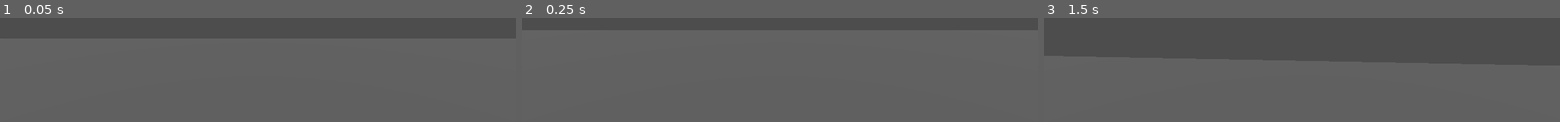
Above: before the commit, frames 1-3 (left to right).
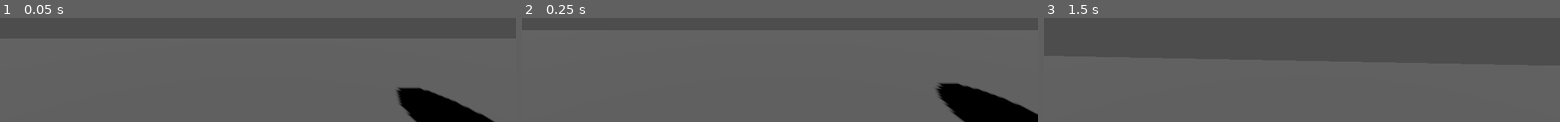
Above: after the commit, the same moments.

Repository: Rile-Cry/screamjam24
Game: Godot game, scene res://scenes/levels/test_level.tscn
Same seed, same stepped clock (60 frames per second), same inputs: the game is played once before the commit and once after it.
Inputs (mouse positions are in pixels of both pictures, inside the frame that each line leads up to):
- Up to frame 1 (0.05 s): no input
- Up to frame 2 (0.25 s): no input
- Up to frame 3 (1.5 s): move the mouse to (outside the picture) at 0.52 s; hold E (interact) 0.53-1.28 s; hold W (move_forward) from 0.53 s (still down); move the mouse to (outside the picture) at 1.27 s; tap E (interact) at 1.35 s

The runs differ from the first frame. In frame 1, 3.7% of the frame differs, in the area x 76-96%, y 66-100%; in frame 2, 4.6%, in the area x 80-100%, y 62-100%; in frame 3, nothing differs.

Commit message:
Outline Shader Test
Was playing around with making outline shaders, very basic.

Diff:
--- a/scenes/items/ball.tscn
+++ b/scenes/items/ball.tscn
@@ -5,6 +5,8 @@
 [sub_resource type="SphereShape3D" id="SphereShape3D_6lj4w"]
 
 [sub_resource type="SphereMesh" id="SphereMesh_so4ei"]
+radius = 0.6
+height = 1.2
 
 [node name="Ball" type="RigidBody3D"]
 collision_layer = 5
@@ -17,3 +19,7 @@
 
 [node name="MeshInstance3D" type="MeshInstance3D" parent="."]
 mesh = SubResource("SphereMesh_so4ei")
+
+[node name="MeshInstance3D2" type="MeshInstance3D" parent="."]
+mesh = SubResource("SphereMesh_so4ei")
+skeleton = NodePath("../MeshInstance3D")
--- a/scenes/levels/test_level.tscn
+++ b/scenes/levels/test_level.tscn
@@ -28,5 +28,6 @@
 
 [node name="DirectionalLight3D" type="DirectionalLight3D" parent="."]
 transform = Transform3D(1, 0, 0, 0, 0.916335, 0.400413, 0, -0.400413, 0.916335, 0, 0, 0)
+shadow_enabled = true
 
 [node name="PlayerHud" parent="." instance=ExtResource("3_p630s")]
--- a/scripts/Interactable.gd
+++ b/scripts/Interactable.gd
@@ -8,17 +8,25 @@
 }
 
 # Variables
+@onready var OutlineShader = preload("res://visuals/shaders/outline.tres")
 var can_pickup : bool = true
+
+var mesh : MeshInstance3D
 
 # Export Variables
 @export var type : ItemType = ItemType.INTERACT
+
+func _ready():
+	mesh = $MeshInstance3D2
 
 # Handle raycasting from player
 func mouse_entered():
 	Global.item_name = name
 	if type == ItemType.PICKUP:
 		can_pickup = true
+		mesh.set_surface_override_material(0, OutlineShader)
 
 func mouse_exited():
 	Global.item_name = ""
 	can_pickup = false
+	mesh.set_surface_override_material(0, null)
--- /dev/null
+++ b/visuals/shaders/outline.gdshader
@@ -0,0 +1,15 @@
+shader_type spatial;
+render_mode blend_mix, cull_front, unshaded;
+
+uniform vec4 color : source_color = vec4(1., 0., 0., 1.);
+uniform float size : hint_range(1.0, 1.5, 0.01) = 1.05;
+
+void vertex() {
+	VERTEX *= size;
+}
+
+void fragment() {
+	// Called for every pixel the material is visible on.
+	ALBEDO = color.rgb;
+	ALPHA = color.a;
+}
--- /dev/null
+++ b/visuals/shaders/outline.tres
@@ -0,0 +1,9 @@
+[gd_resource type="ShaderMaterial" load_steps=2 format=3 uid="uid://cpkjkf1hmgh0b"]
+
+[ext_resource type="Shader" path="res://visuals/shaders/outline.gdshader" id="1_2f7tj"]
+
+[resource]
+render_priority = 0
+shader = ExtResource("1_2f7tj")
+shader_parameter/color = Color(1, 0, 0, 1)
+shader_parameter/size = 1.05
